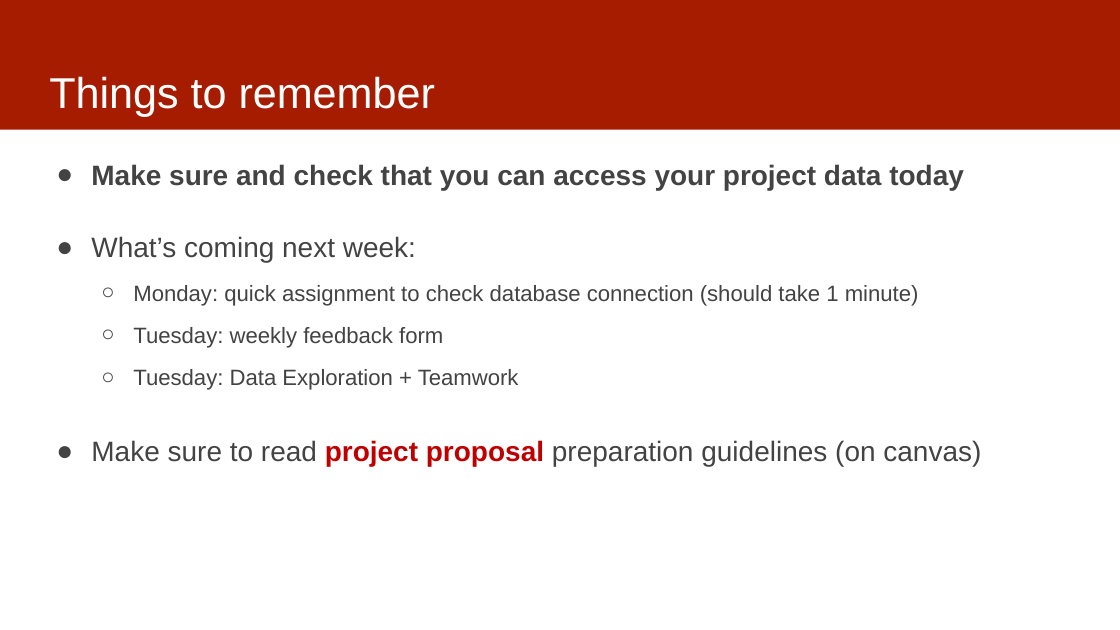
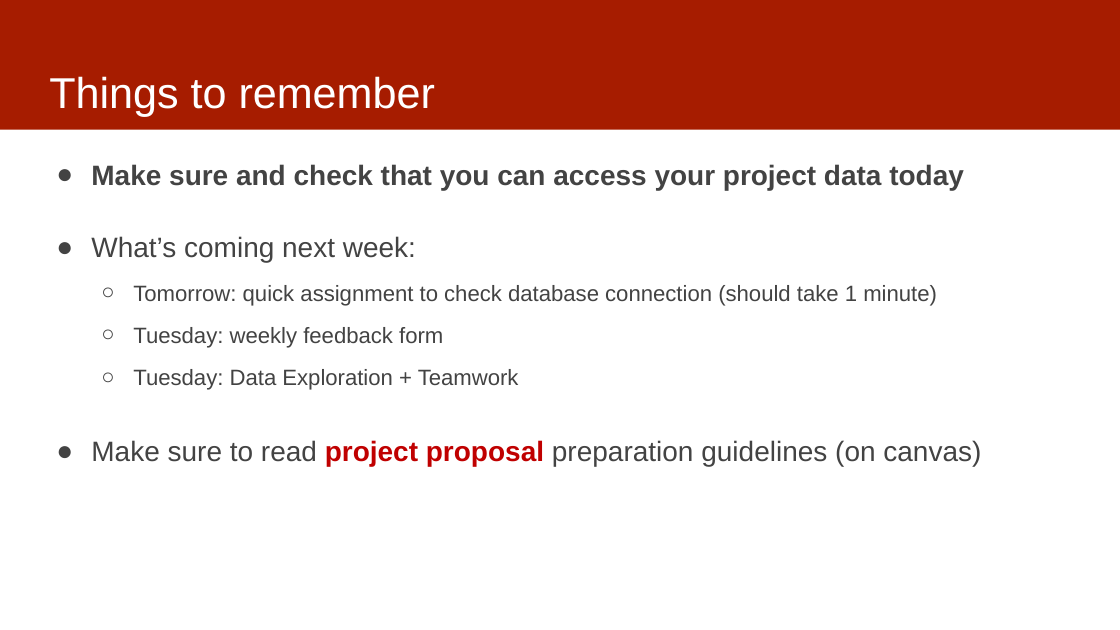
Before and after one commit to dssg/mlforpublicpolicylab, a slide deck: slide 2 of Lectures/04-data.pptx. Drawn at 1120x630 pixels with LibreOffice and Linux fonts; fonts in the diff are those of the drawing. Boxes give left, top, right and bottom in pixels: in the first picture for what was removed or moved away, otherwise in the second. Text is boxed around its words. In the diff, an @@ line names an element or a change of style, - is before the commit and + after.

```diff
--- a/Lectures/04-data.pptx
+++ b/Lectures/04-data.pptx
@@ text at (x1=133, y1=285, x2=937, y2=306): text changed @@
-  ○ Monday: quick assignment to check database connection (should take 1 minute)
+  ○ Tomorrow: quick assignment to check database connection (should take 1 minute)
```
Also in this commit, not shown: 1 other slide changed, 1 other file.
